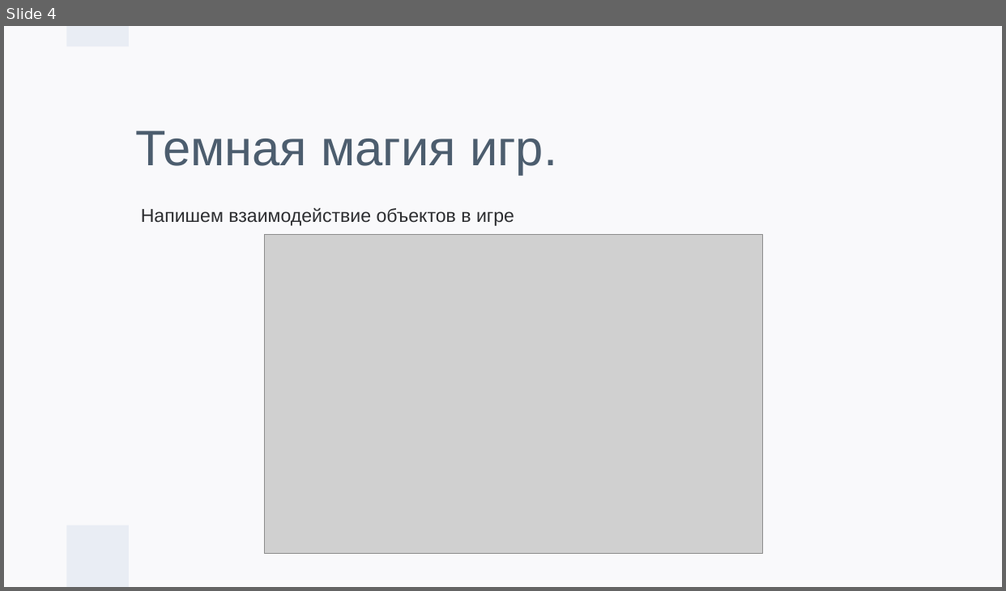
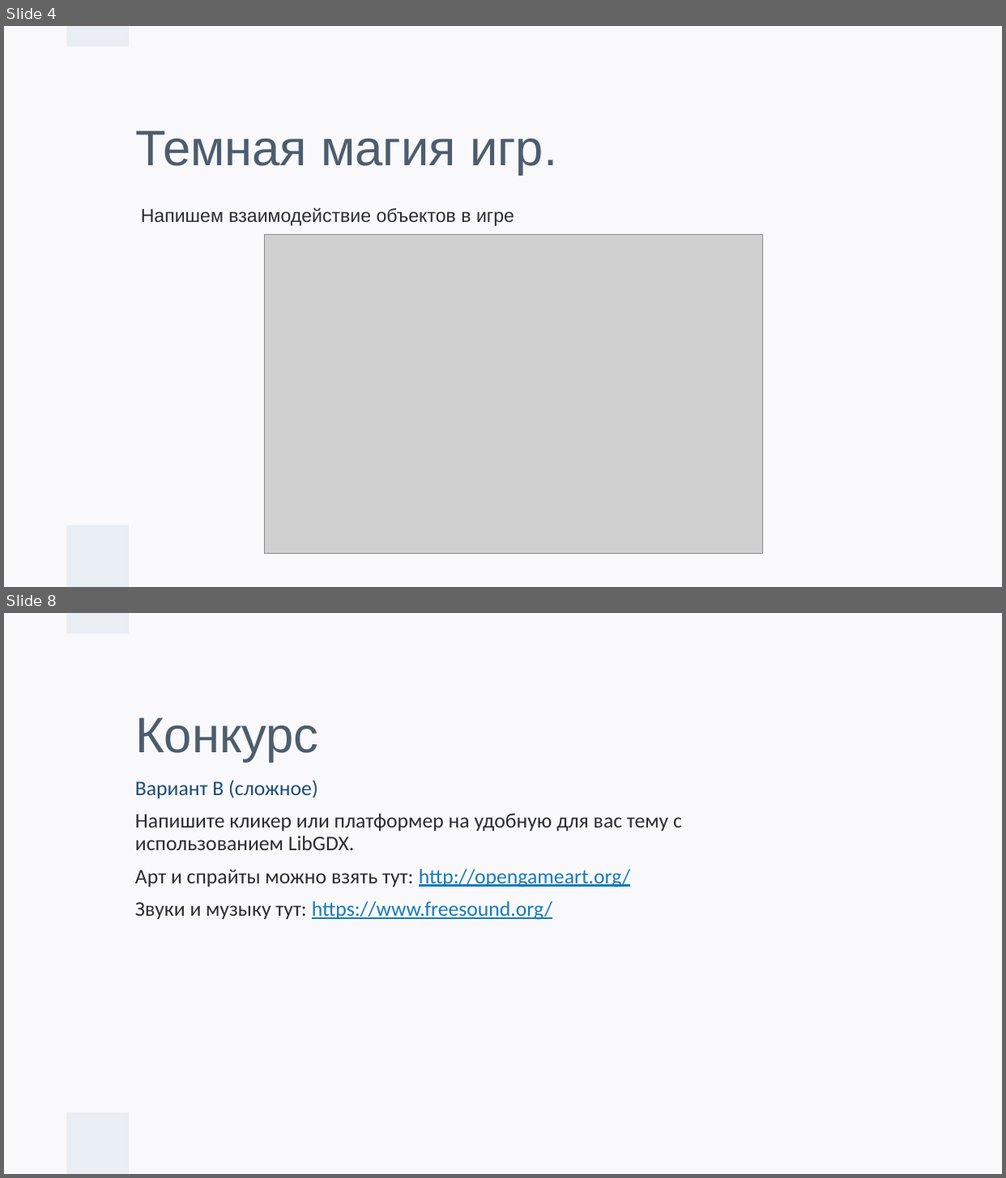
Before and after one commit to kosmoflyko/gb-game-example, a slide deck: presentation/Java webminar part 2.potx.pptx. Shown one above the other, each under a label of ours: slide 4 before the commit, slides 4 and 8 after it; the slides between them are not shown. The pictures are 1006x591 and 1006x1178 pixels, drawn with LibreOffice and Linux fonts; fonts in the diff are those of the drawing; grey boxes stand for pictures; background and template pictures are left out. Boxes give left, top, right and bottom in pixels: in the first picture for what was removed or moved away, otherwise in the second. Text is boxed around its words. In the diff, an @@ line names an element or a change of style, - is before the commit and + after.

```diff
--- a/presentation/Java webminar part 2.potx.pptx
+++ b/presentation/Java webminar part 2.potx.pptx
@@ slide 8 added at (4, 613, 1002, 1174), background #F9F9FB; not listed: 2 template elements that a slide beside it also shows @@
@@ title added at (135, 717, 319, 762), 48 pt, text #4C5D6E @@
+Конкурс
@@ text added at (135, 780, 682, 920), 20 pt, text #2C2D30 @@
+Вариант В (сложное)
+Напишите кликер или платформер на удобную для вас тему с использованием LibGDX.
+Арт и спрайты можно взять тут: http://opengameart.org/
+Звуки и музыку тут: https://www.freesound.org/
```
Also in this commit, not shown: 1 slide changed, 4 other slides added.
